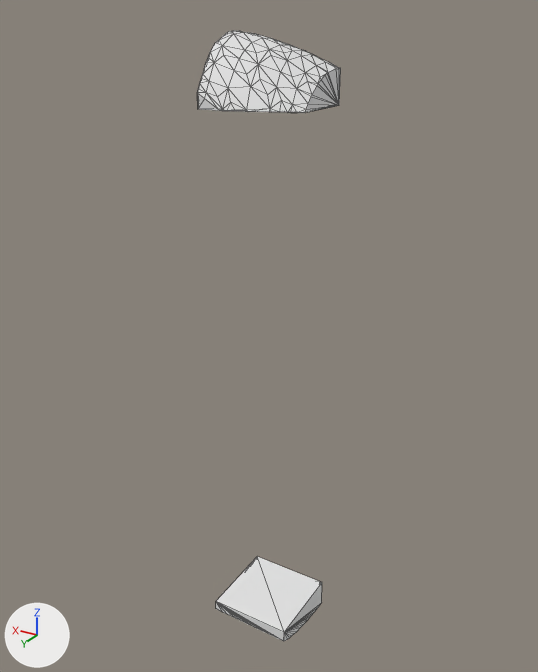
Before and after pictures for a commit that changed the glTF model assets/terrain/surface_pieces/surf_28_2.glb.
Rendered twice from a 50 mm camera at (13.15, 129.86, -15.92) aimed at (32.94, 96.89, -32.4). Every picture has the same lights, and +X, +Y and +Z are marked at lower left. The first picture is the older version. Mesh edges are drawn as thin lines. Where no turn or scale is listed for an object, it has been applied to the vertices.

In view in the first picture: 'layer_0', 'layer_7'.
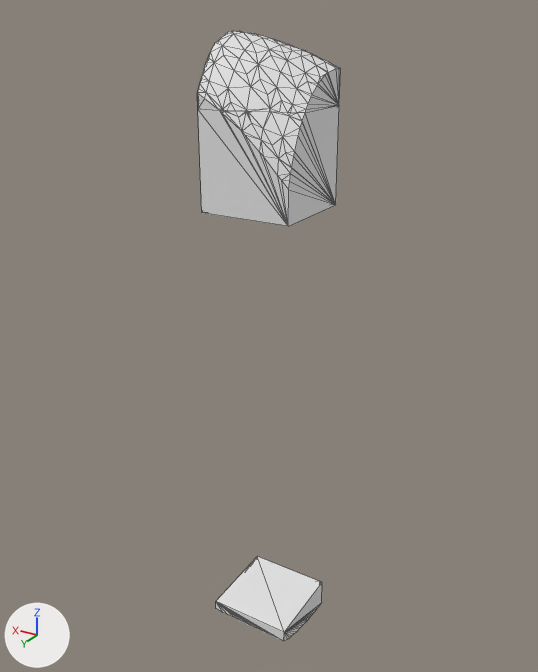
Scene script edits in JSON lines:
```json
{"op": "add", "block": "me_layer_1", "code": ["me_layer_1 = bpy.data.meshes.new('layer_1')", "me_layer_1.from_pydata(...)  # 52 vertices, 100 faces; spans x 30.0..35.0, y 95.0..100.0, z -25.0..-20.0"]}
{"op": "add", "block": "ob_layer_1", "code": ["ob_layer_1 = bpy.data.objects.new('layer_1', me_layer_1)", "ob_layer_1.location = (0.0, 0.0, 0.0)"]}
```

Changed parts and their boxes (x1, y1, x2, y2) in the pictures (538 x 672 px):
```json
{"object": "layer_1", "change": "added", "after": [198, 105, 339, 226]}
```
